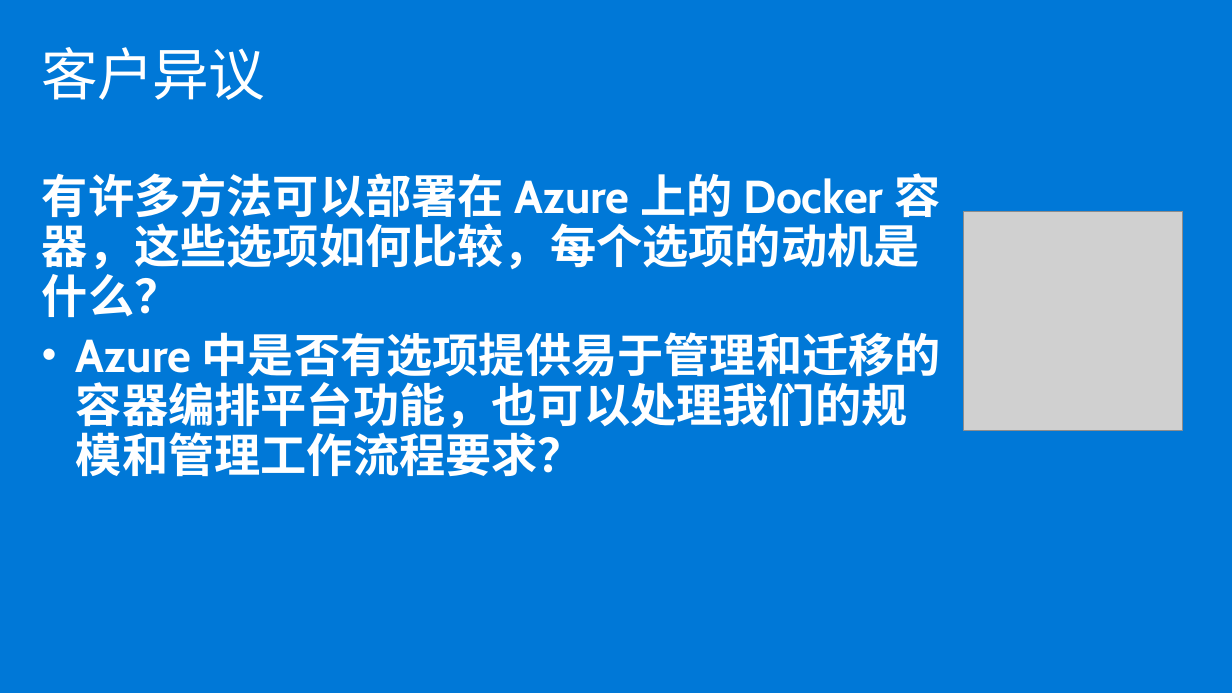
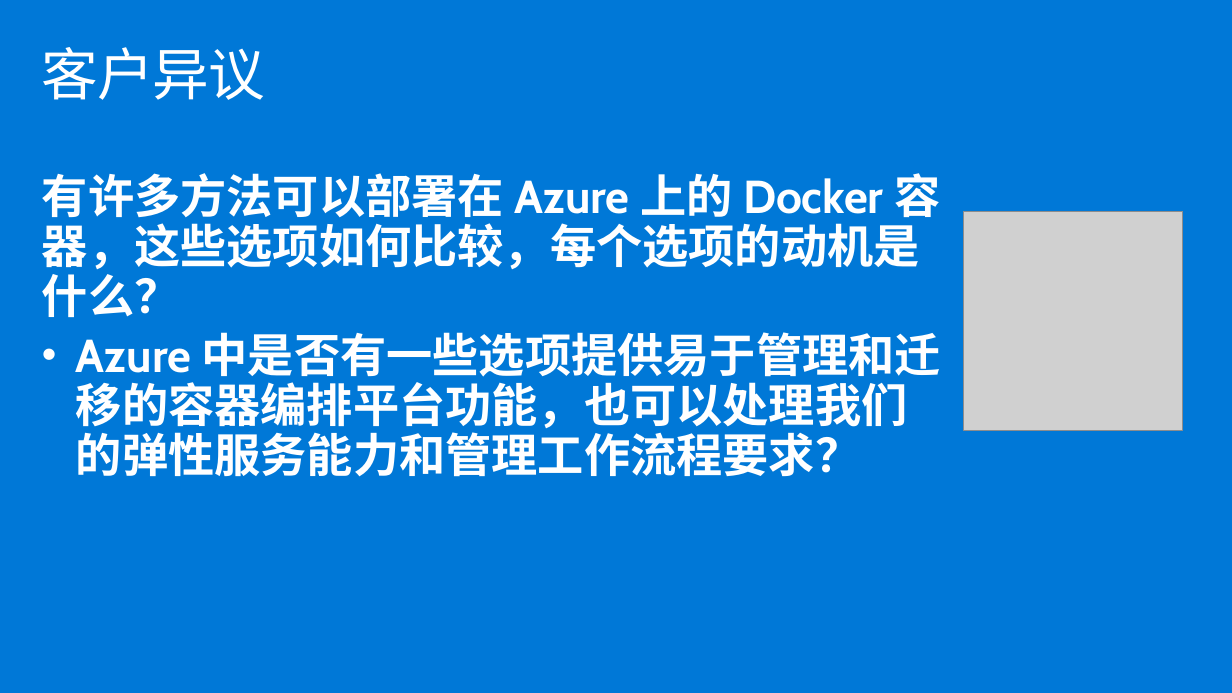
Before and after one commit to Azure/OCPCHINATECH, a slide deck: slide 12 of OCPPTSCSAHandsonLabs/MCW-Cloud-native-applications/Whiteboard design session/白板设计讲师presentation.pptx. Drawn at 1232x693 pixels with LibreOffice and Linux fonts; fonts in the diff are those of the drawing; grey boxes stand for pictures. Boxes give left, top, right and bottom in pixels: in the first picture for what was removed or moved away, otherwise in the second. Text is boxed around its words. In the diff, an @@ line names an element or a change of style, - is before the commit and + after.

```diff
--- a/OCPPTSCSAHandsonLabs/MCW-Cloud-native-applications/Whiteboard design session/白板设计讲师presentation.pptx
+++ b/OCPPTSCSAHandsonLabs/MCW-Cloud-native-applications/Whiteboard design session/白板设计讲师presentation.pptx
@@ text at <box>42,173,941,477</box>: text changed @@
-• 有许多方法可以部署在 Azure 上的 Docker 容器，这些选项如何比较，每个选项的动机是什么？
-  Azure 中是否有选项提供易于管理和迁移的容器编排平台功能，也可以处理我们的规模和管理工作流程要求？
+• 有许多方法可以部署在 Azure 上的 Docker 容器，这些选项如何比较，每个选项的动机是什么？
+  Azure 中是否有一些选项提供易于管理和迁移的容器编排平台功能，也可以处理我们的弹性服务能力和管理工作流程要求？
```
Also in this commit, not shown: 7 other slides changed, 3 other files.
